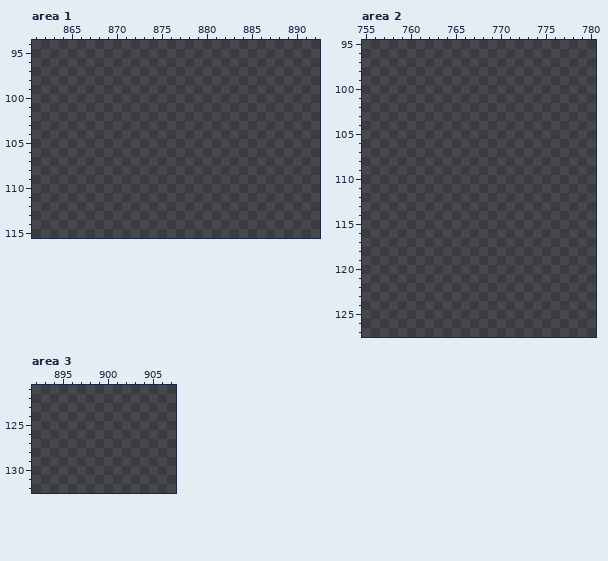
Edited in one commit: pixel-art file (gfx/misc.aseprite). Above: the version before the commit.
1024x512 pixels, 1 frame. Colours within 5 levels of each other are drawn and written as one. Shown: area 1: x 861..892, y 94..115; area 2: x 755..780, y 95..127; area 3: x 892..907, y 121..132. The commit also changed other parts of the picture, which this record leaves out.
After the commit:
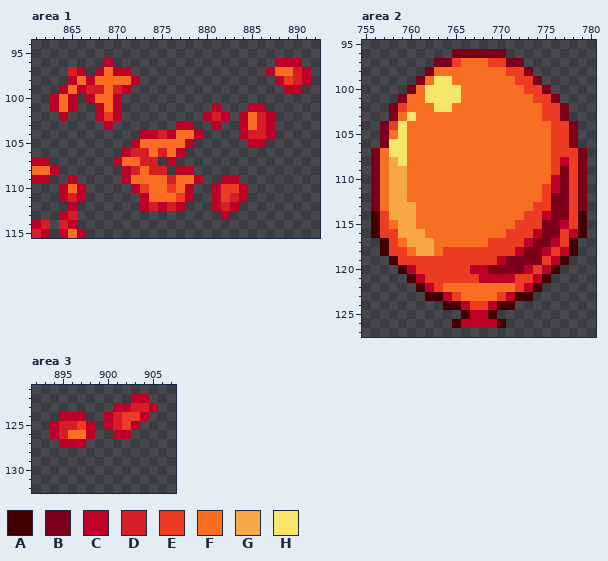
Palette (. is transparent): A #440000  B #7d001a  C #bd0028  D #d61e25  E #ee3b23  F #f86e23  G #f7a946  H #f5e56b
Difference:
Changed rows in their new state; - is an unchanged pixel.
Area 1:
first column x 861:
 96 --------C------------------CCC-
 97 ----DC-CFCC---------------CFFDC
 98 ----CFCFFFFC---------------CEDC
 99 ---CFCDDFDC-----------------CC-
100 --CFC-CFFC---------------------
101 --CFC--CFC----------C---CC-----
102 ---C---CEC---------CDC-CFDC----
103 --------C-------CC--C--CFDC----
104 ------------CCDCFFC----CDDC----
105 -----------CFFFFFC------CC-----
106 ----------CDDFDFC--------------
107 CC-------CFFDD-C---------------
108 FFC-------CDFDD-CC-------------
109 CC--C-----CFFFFDFFC--CC--------
110 ---CFC-----CEFFEFC--CEEC-------
111 ---CDC------CFFFEC--CEDC-------
112 ----C-------CDCDC---CDC--------
113 ---CD----------------C---------
114 CD-DC--------------------------
115 DC-CFC-------------------------
Area 2:
first column x 756:
 96 ---------BBBBBB---------
 97 -------BBEFFFEEBB-------
 98 ------BFFFFFFFFEEB------
 99 -----BFHHFFFFFFFEEB-----
100 ----BFHHHHFFFFFFFEEB----
101 ---BFFHHHHFFFFFFFFEEB---
102 --BEFFFHHFFFFFFFFFFEEB--
103 --BFHFFFFFFFFFFFFFFEEB--
104 -BEHFFFFFFFFFFFFFFFFEEB-
105 -BFHFFFFFFFFFFFFFFFFEEB-
106 -BHHFFFFFFFFFFFFFFFFEEB-
107 BFHHFFFFFFFFFFFFFFFFEEEB
108 BFGHFFFFFFFFFFFFFFFFECEB
109 BFGGFFFFFFFFFFFFFFFFEBEB
110 BFGGFFFFFFFFFFFFFFFFCBEB
111 BFGGFFFFFFFFFFFFFFFECBEB
112 BFGGFFFFFFFFFFFFFFFEBBEB
113 BFGGGFFFFFFFFFFFFFEEBBEB
114 AEGGGFFFFFFFFFFFFEECBBEA
115 AEFGGFFFFFFFFFFFEEEBBCEA
116 AEEGGGFFFFFFFFFEEECBBECA
117 -AEFGGGFFFFFFEEEECBBCEA-
118 -AEEFGGFEEEEEEEECBBCECA-
119 --AEEEEEEEEEEECBBBBECA--
120 ---ACEEEEEECCBBBBCECA---
121 ----ACEEEEEECCCCEECA----
122 -----ACEFFFFFFFFECA-----
123 ------AACEFFFFECAA------
124 --------AACEECAA--------
125 ----------ACCA----------
126 ---------ACCCCA---------
Area 3:
first column x 894:
122 ---------CC-
123 -------CCDDC
124 -CCC--CDEEC-
125 CDDEC-CDEC--
126 CDFFC--CC---
127 -CCC--------
Where, in picture pixels (left, top, right, bottom), the same in both pictures:
added: (32, 58, 311, 238)
added: (371, 49, 587, 328)
added: (50, 394, 158, 448)
